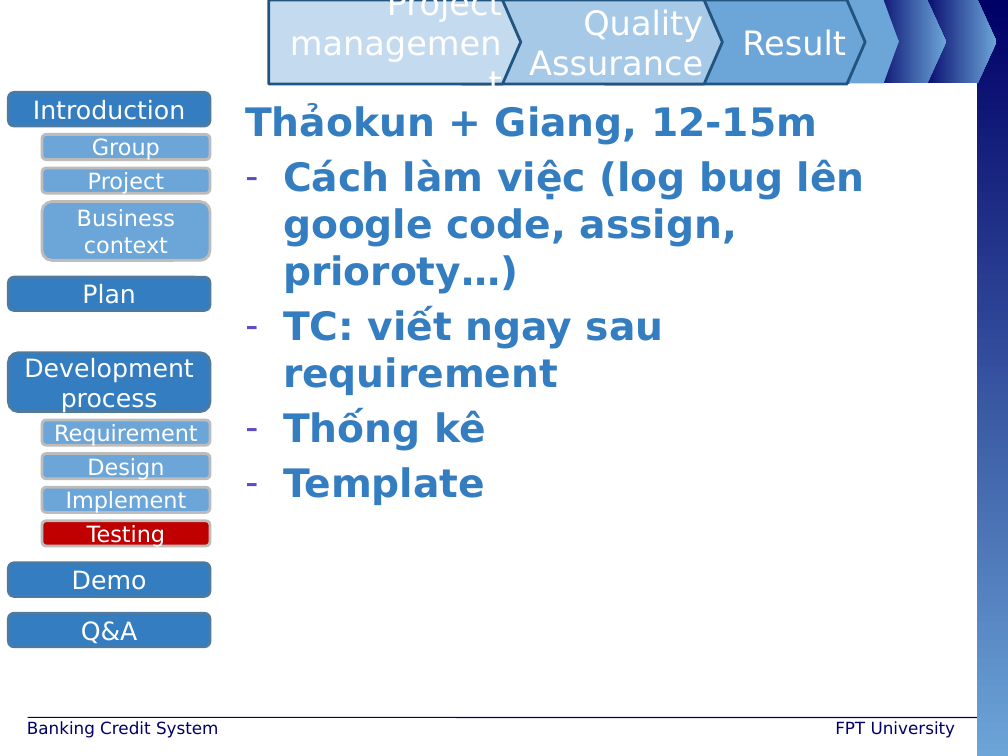
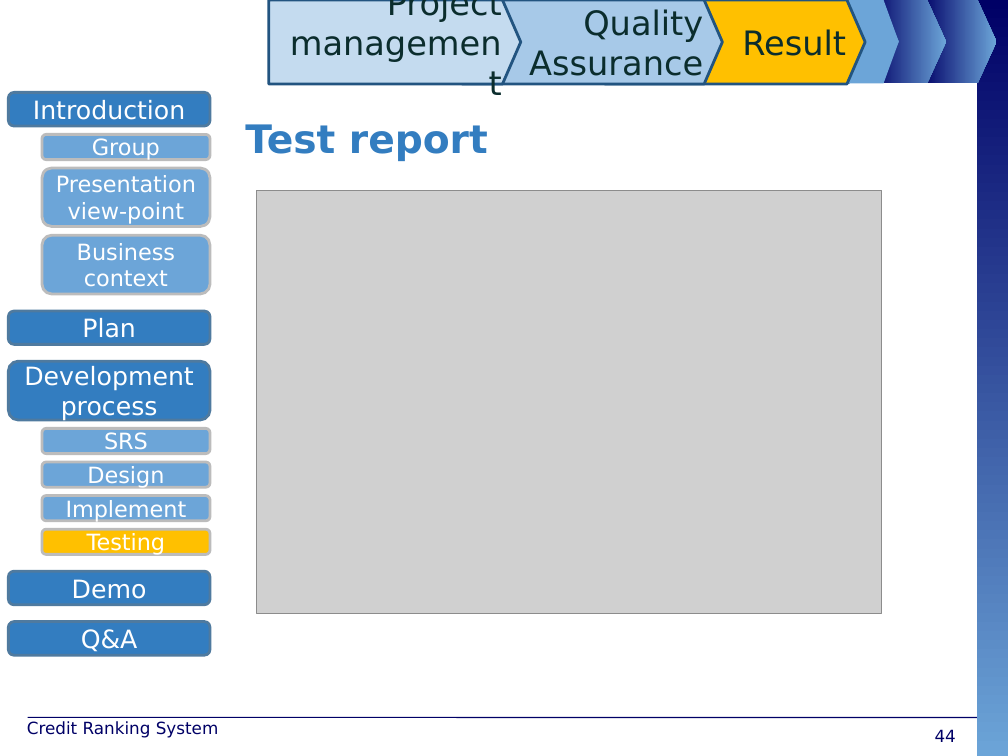
Before and after one commit to maily89/fbdm, a slide deck: slide 44 of Deliverables/FBD - slide.pptx (slide 8 before the commit). Drawn at 1008x756 pixels with LibreOffice and Linux fonts; fonts in the diff are those of the drawing; grey boxes stand for pictures; background and template pictures are left out. Boxes give left, top, right and bottom in pixels: in the first picture for what was removed or moved away, otherwise in the second. Text is boxed around its words. In the diff, an @@ line names an element or a change of style, - is before the commit and + after.

```diff
--- a/Deliverables/FBD - slide.pptx
+++ b/Deliverables/FBD - slide.pptx
@@ pentagon arrow "Project management" at (269,0,521,84): text colour #FFFFFF to #0C2D2E @@
@@ pentagon arrow "Quality Assurance" at (462,0,722,84): text colour #FFFFFF to #0C2D2E @@
@@ pentagon arrow "Result" at (605,0,865,84): text colour #FFFFFF to #0C2D2E; fill #6CA5D8 to #FFC000 @@
@@ text removed at (245,104,865,505) @@
-Thảokun + Giang, 12-15m
-– Cách làm việc (log bug lên google code, assign, prioroty…)
-– TC: viết ngay sau requirement
-– Thống kê
-– Template
@@ text added at (245,124,488,161), 28 pt, text #337DC0, bold @@
+Test report
@@ rounded rectangle removed at (42,168,211,194) @@
-Project
@@ rounded rectangle added at (42,168,211,227), fill #6CA5D8, outline #BDBDBD 2 pt, 16 pt, text #FFFFFF @@
+Presentation view-point
@@ picture added at (256,191,882,614) @@
@@ rounded rectangle "Business context": place and size @@
-rounded rectangle "Business context" at (42,202,211,260)
+rounded rectangle "Business context" at (42,235,211,293)
@@ rounded rectangle "Plan": place and size @@
-rounded rectangle "Plan" at (8,277,210,310)
+rounded rectangle "Plan" at (8,311,210,345)
@@ rounded rectangle removed at (42,420,211,446) @@
-Requirement
@@ rounded rectangle added at (42,428,211,454), fill #6CA5D8, outline #BDBDBD 2 pt, 16 pt, text #FFFFFF @@
+SRS
@@ 6 rounded rectangles: place and size @@
-6 rounded rectangles at (8,353,211,646)
+6 rounded rectangles at (8,361,211,655)
@@ rounded rectangle "Testing" at (42,529,211,554): fill #C00000 to #FFC000 @@
@@ text at (27,721,219,738): text changed @@
-Banking Credit System
+Credit Ranking System
@@ text removed at (835,721,956,738) @@
-FPT University
@@ page number added at (935,729,956,742), 12 pt, text #000066 @@
+44
```
Also in this commit, not shown: 8 other slides changed, 38 slides added, 20 slides removed.
